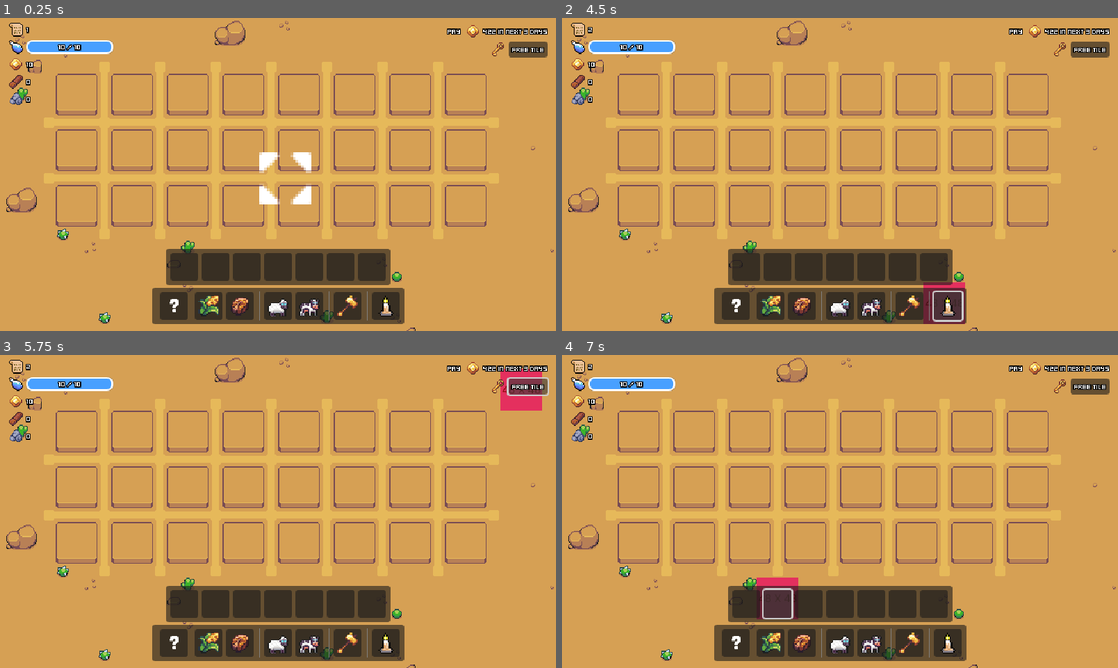
Above: before the commit, frames 1-4 (two rows, left to right).
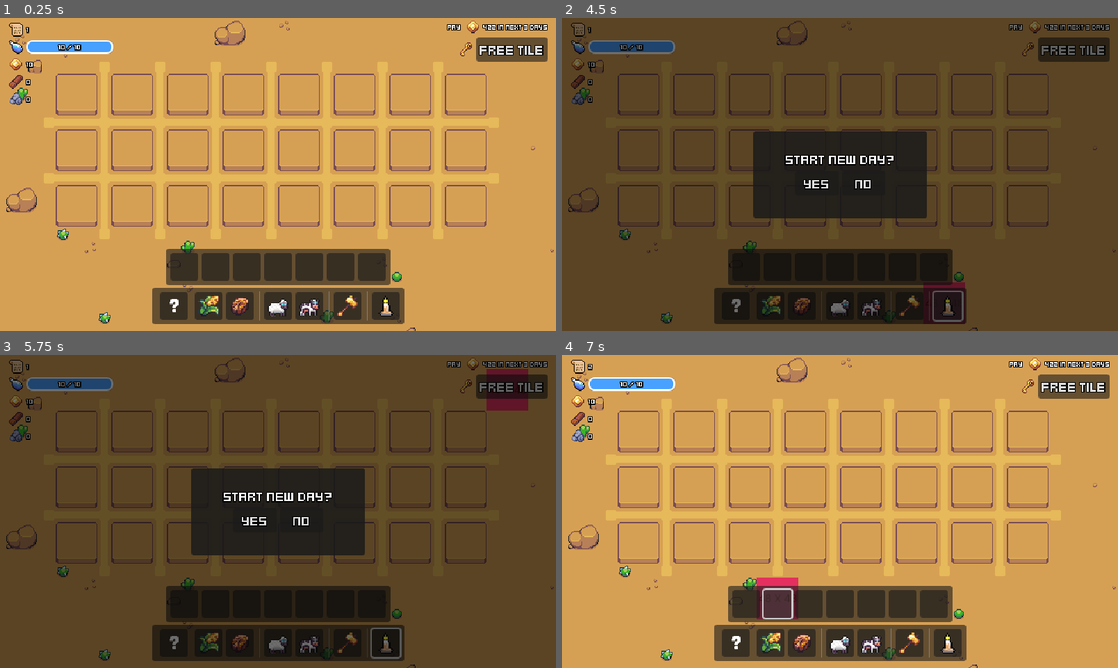
Above: after the commit, the same moments.

Repository: w-dib/DesertPunk
Game: Godot game, scene res://scenes/main/game.tscn
Same seed, same stepped clock (60 frames per second), same inputs: the game is played once before the commit and once after it.
Inputs (mouse positions are in pixels of both pictures, inside the frame that each line leads up to):
- Up to frame 1 (0.25 s): no input
- Up to frame 2 (4.5 s): click (745, 265) at 0.52 s; click (773, 305) at 1.25 s; click (801, 305) at 2 s; click (840, 305) at 2.75 s; click (873, 305) at 3.5 s; click (945, 305) at 4.25 s
- Up to frame 3 (5.75 s): click "free tile" at 5 s
- Up to frame 4 (7 s): click (817, 520) at 5.75 s, where only the run after the commit has a clickable "Yes"; click (778, 602) at 6.5 s

The runs differ from the first frame. In frame 1, 2.0% of the frame differs, in the area x 46-99%, y 0-60%; in frame 2, 100%, in the area x 0-100%, y 0-100%; in frame 3, 100%; in frame 4, 1.3%.

Commit message:
Add popup to confirm day transition

Diff:
--- a/resources/theme/main.tres
+++ b/resources/theme/main.tres
@@ -36,6 +36,8 @@
 default_font_size = 8
 Button/colors/font_outline_color = Color(0, 0, 0, 1)
 Button/constants/outline_size = 4
+Button/font_sizes/font_size = 16
+Button/fonts/font = ExtResource("1_l5ljw")
 Label/colors/font_color = Color(1, 1, 1, 1)
 Label/colors/font_outline_color = Color(0, 0, 0, 1)
 Label/colors/font_shadow_color = Color(0, 0, 0, 1)
--- a/scenes/UI/ui.tscn
+++ b/scenes/UI/ui.tscn
@@ -28,7 +28,7 @@
 atlas = ExtResource("7_5ie6m")
 region = Rect2(0, 0, 16, 16)
 
-[node name="UI" type="CanvasLayer" node_paths=PackedStringArray("build_bar", "barley_button", "dates_button", "goat_button", "camel_button", "end_day_button")]
+[node name="UI" type="CanvasLayer" node_paths=PackedStringArray("build_bar", "barley_button", "dates_button", "goat_button", "camel_button", "end_day_button", "popup_panel", "yes_button", "no_button")]
 script = ExtResource("1_fdw0t")
 build_bar = NodePath("ActionBarControl/BuildBar")
 barley_button = NodePath("ActionBarControl/ActionBar/MarginContainer/BottomContainer/ButtonContainer/BarleyButton")
@@ -36,6 +36,9 @@
 goat_button = NodePath("ActionBarControl/ActionBar/MarginContainer/BottomContainer/ButtonContainer/GoatButton")
 camel_button = NodePath("ActionBarControl/ActionBar/MarginContainer/BottomContainer/ButtonContainer/CamelButton")
 end_day_button = NodePath("ActionBarControl/ActionBar/MarginContainer/BottomContainer/EndDay")
+popup_panel = NodePath("PopupPanel")
+yes_button = NodePath("PopupPanel/PanelContainer/Panel/MarginContainer/VBoxContainer/HBoxContainer/YesButton")
+no_button = NodePath("PopupPanel/PanelContainer/Panel/MarginContainer/VBoxContainer/HBoxContainer/NoButton")
 barley_resource = ExtResource("2_ugbnq")
 dates_resource = ExtResource("3_yj0vm")
 goat_resource = ExtResource("4_oyjvt")
@@ -401,4 +404,78 @@
 theme = ExtResource("2_qxfbr")
 text = "free tile"
 
+[node name="PopupPanel" type="Control" parent="."]
+layout_mode = 3
+anchors_preset = 15
+anchor_right = 1.0
+anchor_bottom = 1.0
+grow_horizontal = 2
+grow_vertical = 2
+theme = ExtResource("2_qxfbr")
+
+[node name="ColorRect" type="ColorRect" parent="PopupPanel"]
+layout_mode = 1
+anchors_preset = 15
+anchor_right = 1.0
+anchor_bottom = 1.0
+grow_horizontal = 2
+grow_vertical = 2
+color = Color(0, 0, 0, 0.572549)
+
+[node name="PanelContainer" type="PanelContainer" parent="PopupPanel"]
+custom_minimum_size = Vector2(200, 100)
+layout_mode = 1
+anchors_preset = 8
+anchor_left = 0.5
+anchor_top = 0.5
+anchor_right = 0.5
+anchor_bottom = 0.5
+offset_left = -100.0
+offset_top = -50.0
+offset_right = 100.0
+offset_bottom = 50.0
+grow_horizontal = 2
+grow_vertical = 2
+
+[node name="Panel" type="Panel" parent="PopupPanel/PanelContainer"]
+layout_mode = 2
+
+[node name="MarginContainer" type="MarginContainer" parent="PopupPanel/PanelContainer/Panel"]
+layout_mode = 2
+offset_top = -3.0
+offset_right = 200.0
+offset_bottom = 47.0
+theme_override_constants/margin_left = 25
+theme_override_constants/margin_top = 25
+theme_override_constants/margin_right = 25
+theme_override_constants/margin_bottom = 25
+
+[node name="VBoxContainer" type="VBoxContainer" parent="PopupPanel/PanelContainer/Panel/MarginContainer"]
+layout_mode = 2
+
+[node name="Label" type="Label" parent="PopupPanel/PanelContainer/Panel/MarginContainer/VBoxContainer"]
+layout_mode = 2
+theme_override_font_sizes/font_size = 16
+text = "Start new day?"
+horizontal_alignment = 1
+autowrap_mode = 2
+
+[node name="HBoxContainer" type="HBoxContainer" parent="PopupPanel/PanelContainer/Panel/MarginContainer/VBoxContainer"]
+layout_mode = 2
+alignment = 1
+
+[node name="YesButton" type="Button" parent="PopupPanel/PanelContainer/Panel/MarginContainer/VBoxContainer/HBoxContainer"]
+custom_minimum_size = Vector2(50, 0)
+layout_mode = 2
+size_flags_horizontal = 4
+size_flags_vertical = 4
+text = "Yes"
+
+[node name="NoButton" type="Button" parent="PopupPanel/PanelContainer/Panel/MarginContainer/VBoxContainer/HBoxContainer"]
+custom_minimum_size = Vector2(50, 0)
+layout_mode = 2
+size_flags_horizontal = 4
+size_flags_vertical = 4
+text = "No"
+
 [connection signal="toggled" from="ActionBarControl/ActionBar/MarginContainer/BottomContainer/ButtonContainer/HammerButton" to="." method="_on_hammer_button_toggled"]
--- a/scripts/UI/UI.gd
+++ b/scripts/UI/UI.gd
@@ -9,11 +9,15 @@
 @export var goat_button: Button
 @export var camel_button: Button
 @export var end_day_button: Button
+@export var popup_panel: Control
+@export var yes_button: Button
+@export var no_button: Button
 
 @export var barley_resource : Growable
 @export var dates_resource : Growable
 @export var goat_resource : Growable
 @export var camel_resource : Growable
+
 
 @onready var calendar_text: Label = %CalendarText
 @onready var coin_text: Label = %CoinText
@@ -23,11 +27,14 @@
 @onready var water_text: Label = %WaterText
 
 func _ready() -> void:
+	popup_panel.hide()
 	barley_button.pressed.connect(handle_action_bar_press.bind(barley_button))
 	dates_button.pressed.connect(handle_action_bar_press.bind(dates_button))
 	goat_button.pressed.connect(handle_action_bar_press.bind(goat_button))
 	camel_button.pressed.connect(handle_action_bar_press.bind(camel_button))
 	end_day_button.pressed.connect(handle_action_bar_press.bind(end_day_button))
+	yes_button.pressed.connect(handle_action_bar_press.bind(yes_button))
+	no_button.pressed.connect(handle_action_bar_press.bind(no_button))
 
 func _process(delta: float) -> void:
 	calendar_text.text = str(DataManager.calendar)
@@ -48,7 +55,13 @@
 		camel_button:
 			print("camel")
 		end_day_button:
-			end_day()
+			check_end_day()
+		yes_button:
+			emit_signal("day_advanced")
+			DataManager.calendar += 1
+			popup_panel.hide()
+		no_button:
+			popup_panel.hide()
 
 func _on_hammer_button_toggled(_toggled_on: bool) -> void:
 	build_bar.visible = !build_bar.visible
@@ -56,6 +69,5 @@
 func deploy(resource):
 	deployable_passed.emit(resource)
 
-func end_day():
-	DataManager.calendar += 1
-	emit_signal("day_advanced")
+func check_end_day():
+	popup_panel.show()
--- a/scripts/main/game.gd
+++ b/scripts/main/game.gd
@@ -16,9 +16,9 @@
 	ui.day_advanced.connect(_on_day_advanced)
 	pass
 
-func _process(_delta: float) -> void:
-	if !preview_active:
-		hover_mouse.show_hover_mouse()
+#func _process(_delta: float) -> void:
+	#if !preview_active:
+		#hover_mouse.show_hover_mouse()
 
 func _input(event):
 	if event.is_action_pressed("cancel"):
